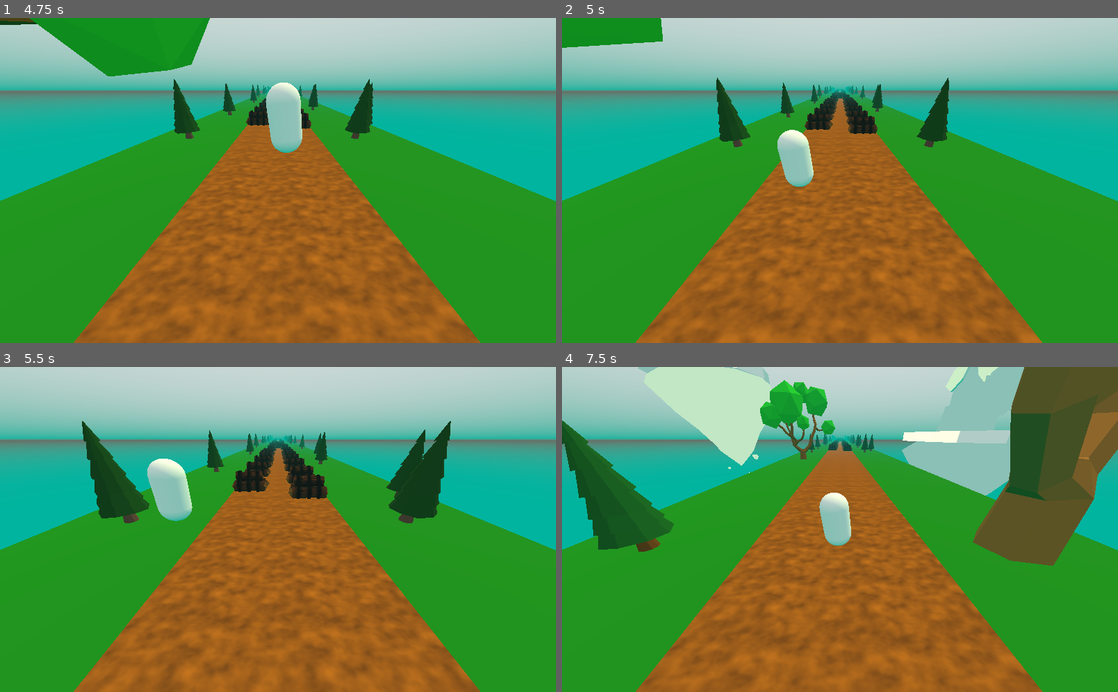
Above: before the commit, frames 1-4 (two rows, left to right).
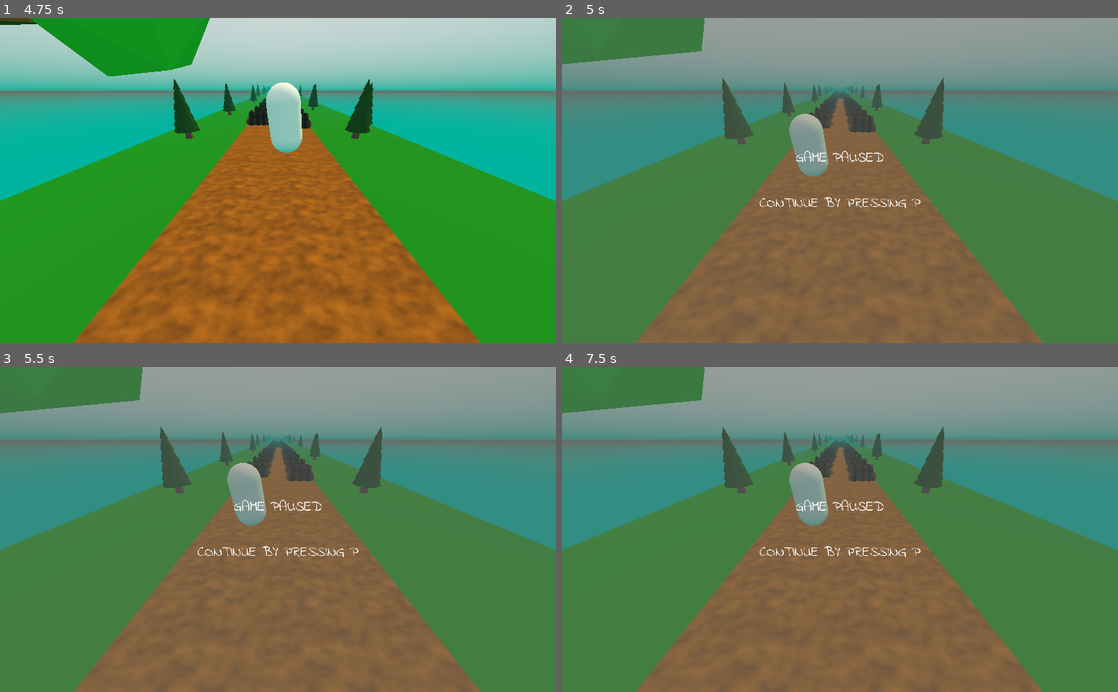
Above: after the commit, the same moments.

Repository: ItsMeLukeboi/Godot_Infinite_Runner
Game: Godot game, scene res://Main.tscn
Two runs of this game, one before a commit and one after it. Both use one fixed random seed, a clock stepped at 60 frames per second and the inputs below.
Inputs (mouse positions are in pixels of both pictures, inside the frame that each line leads up to):
- Up to frame 1 (4.75 s): click "START!" at 0.5 s; hold D (move_right) 1.28-2.03 s; tap Space (jump) at 1.52, 2.27, 3.77, 4.52 s; hold A (move_left) 2.03-2.78 s; hold D (move_right) 2.78-4.28 s; hold A (move_left) from 4.28 s (still down)
- Up to frame 2 (5 s): keep holding A (move_left); tap P (pause) at 4.9 s
- Up to frame 3 (5.5 s): keep holding A (move_left); tap Space (jump) at 5.27 s
- Up to frame 4 (7.5 s): release A (move_left) at 6.5 s; click (851, 575) at 6.5 s, where only the run before the commit has a clickable "TRY AGAIN?"; click (840, 575) at 7.25 s, where only the run before the commit has a clickable "START!"

Frame 1 is identical in both runs. In frame 2, 98% of the frame differs, in the area x 0-100%, y 0-100%; in frame 3, 98%; in frame 4, 99%.

Commit message:
homo

Diff:
--- a/Main.gd
+++ b/Main.gd
@@ -8,12 +8,15 @@
 onready var player = $Player
 onready var camera_pivot = $CameraPivot
 onready var game_over_screen = $CanvasLayer/GameOverScreen
+onready var pause_screen :Control = $CanvasLayer/PauseScreen
+
 var initial_roadcount :int = 5
 var road_scenes = [
 	load("res://Road1.tscn"),
 	load("res://Road2.tscn"),
 	load("res://Road3.tscn"),
 ]
+var can_pause := false
 # Called when the node enters the scene tree for the first time.
 func _ready():
 	randomize()
@@ -28,7 +31,13 @@
 
 func _physics_process(delta):
 
-
+	if can_pause and Input.is_action_just_pressed("pause"):
+		if get_tree().paused:
+			get_tree().paused = false
+			pause_screen.hide()
+		else:
+			get_tree().paused = true
+			pause_screen.show()
 
 	if player.translation.z < -RoadBase.LENGTH:
 		player.translation.z +=RoadBase.LENGTH
@@ -56,12 +65,12 @@
 
 func _on_StartScreen_dismissed():
 	get_tree().paused = false
-
+	can_pause = true
 
 func _on_Player_obstacle_hit():
 	get_tree().paused = true
 	game_over_screen.show()
-
+	can_pause = false
 
 func _on_GameOverScreen_dismissed():
 	get_tree().reload_current_scene()
--- a/Main.tscn
+++ b/Main.tscn
@@ -8,6 +8,7 @@
 [ext_resource path="res://UI/PauseScreen.tscn" type="PackedScene" id=6]
 
 [node name="Main" type="Spatial"]
+pause_mode = 2
 transform = Transform( 1, 0, 0, 0, 0.999848, -0.0174524, 0, 0.0174524, 0.999848, 0, 0, 0 )
 script = ExtResource( 3 )
 
@@ -17,6 +18,7 @@
 transform = Transform( 1, 0, 0, 0, 1, 0, 0, 0, 1, 0, 0, 50 )
 
 [node name="Player" parent="." instance=ExtResource( 2 )]
+pause_mode = 1
 transform = Transform( 1, 0, 0, 0, 1, 0, 0, 0, 1, 0, 1, 0 )
 
 [node name="DirectionalLight" type="DirectionalLight" parent="."]
--- a/UI/PauseScreen.tscn
+++ b/UI/PauseScreen.tscn
@@ -3,3 +3,17 @@
 [ext_resource path="res://UI/OverlayScreen.tscn" type="PackedScene" id=1]
 
 [node name="PauseScreen" instance=ExtResource( 1 )]
+
+[node name="Label" type="Label" parent="." index="1"]
+anchor_left = 0.5
+anchor_top = 0.5
+anchor_right = 0.5
+anchor_bottom = 0.5
+margin_left = -148.0
+margin_top = -61.5
+margin_right = 148.0
+margin_bottom = 61.5
+text = "GAME PAUSED
+
+CONTINUE BY PRESSING P"
+align = 1
Not shown, added: Game/Infiniterunner.exe
Not shown, added: Game/Infiniterunner.pck
